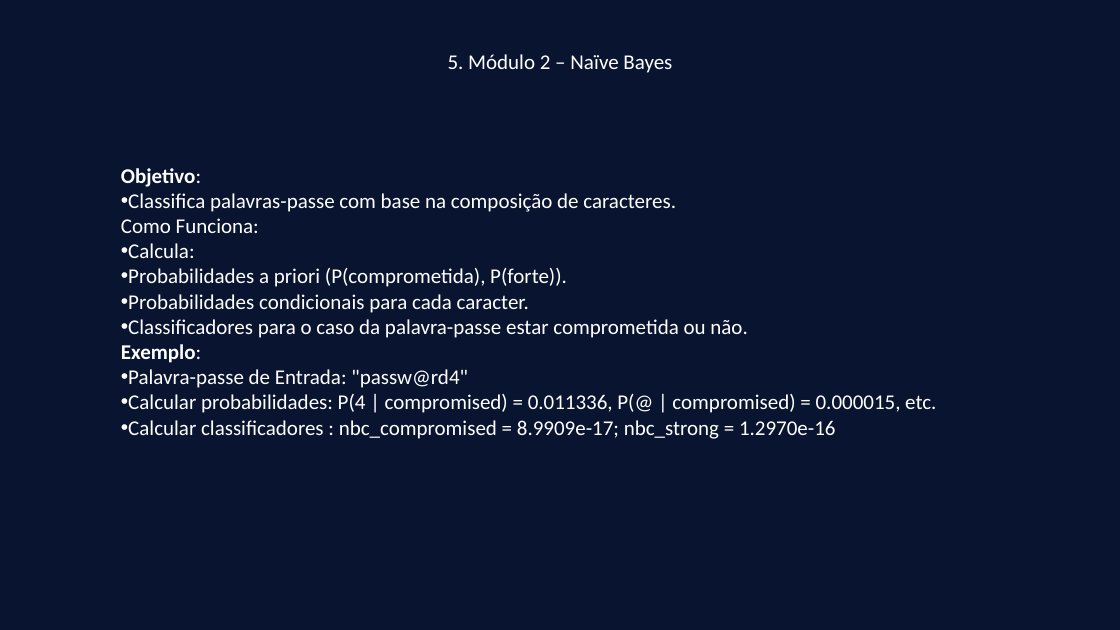
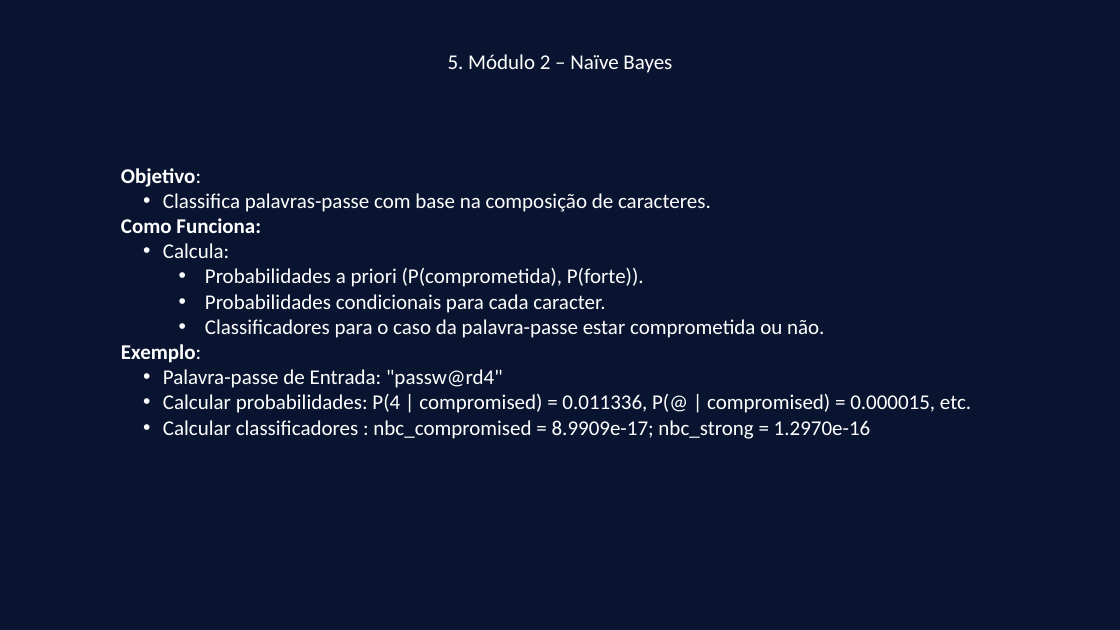
Before and after one commit to martacruzz/Project_MPEI, a slide deck: slide 6 of FinalPitch_MPEI.pptx. Drawn at 1120x630 pixels with LibreOffice and Linux fonts; fonts in the diff are those of the drawing. Boxes give left, top, right and bottom in pixels: in the first picture for what was removed or moved away, otherwise in the second. Text is boxed around its words. In the diff, an @@ line names an element or a change of style, - is before the commit and + after.

```diff
--- a/FinalPitch_MPEI.pptx
+++ b/FinalPitch_MPEI.pptx
@@ text at <box>121,193,971,439</box>: bold on in "Como Funciona:"; list level 1 to 2 in "Classifica palavras-passe com base na ..."; list level 1 to 2 in "Calcula:"; list level 2 to 4 in "Probabilidades a priori (P(comprometida), P(forte))."; list level 2 to 4 in "Probabilidades condicionais para cada caracter."; list level 2 to 4 in "Classificadores para o caso da ..."; list level 1 to 2 in "Palavra-passe de Entrada: "passw@rd4""; list level 1 to 2 in "Calcular probabilidades: P(4 | compromised) ..."; list level 1 to 2 in "Calcular classificadores : nbc_compromised = ..." @@
```
Also in this commit, not shown: 3 other slides changed, 1 slide added, 3 other files.
